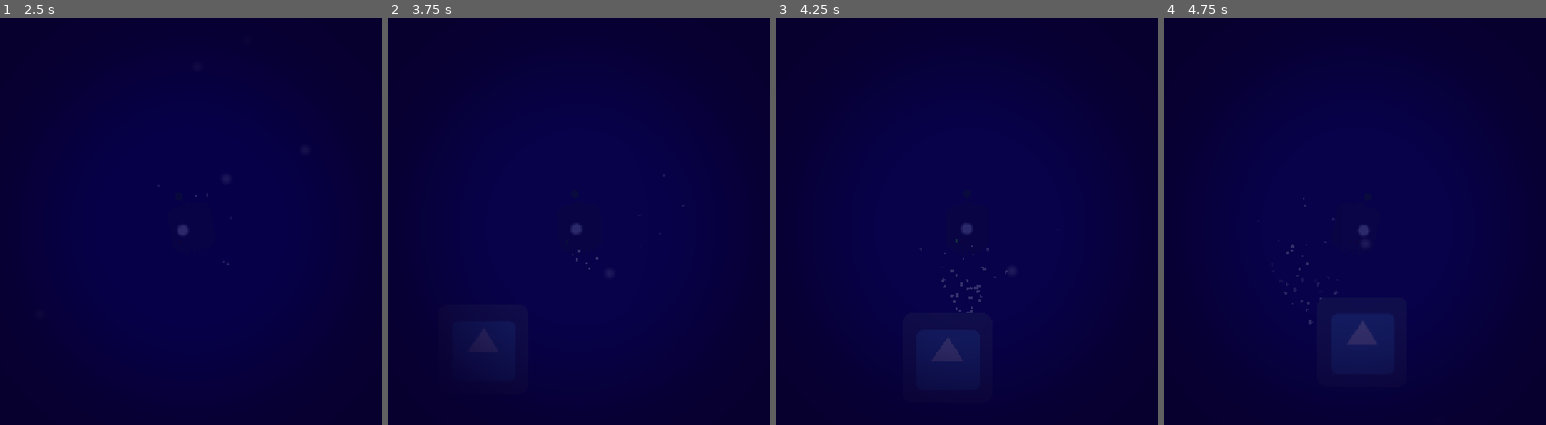
Above: before the commit, frames 1-4 (left to right).
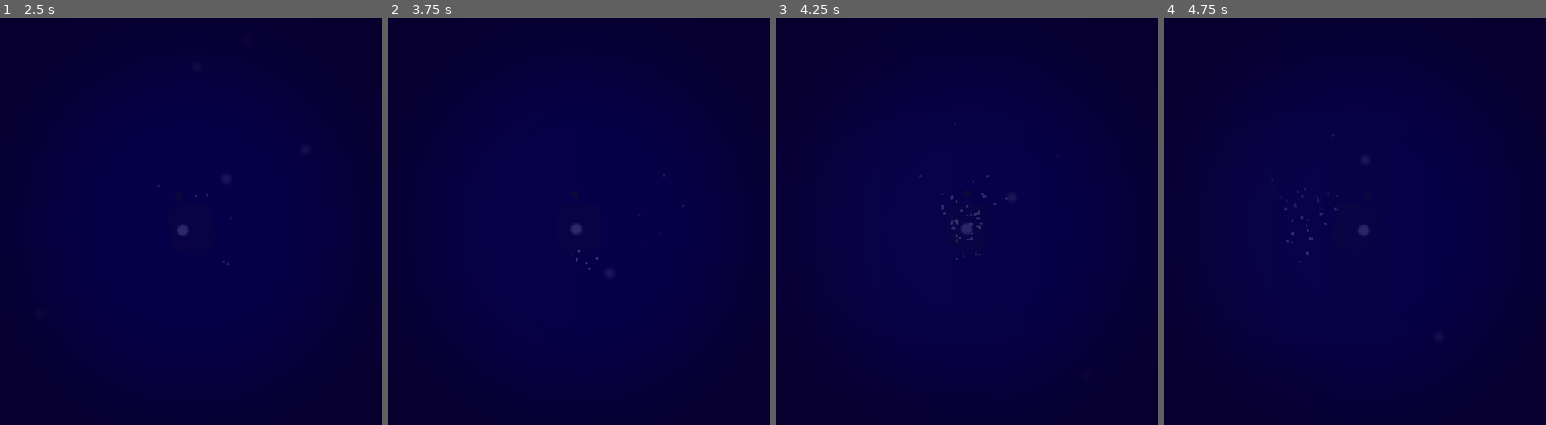
Above: after the commit, the same moments.

Repository: JakobSchauser/boyancy_game
Game: Godot game, scene res://world.tscn
Two runs of this game, one before a commit and one after it. Both use one fixed random seed, a clock stepped at 60 frames per second and the inputs below. The engine's default icon, where the game draws it, is replaced by a stand-in: a white triangle on a blue panel in a dark square.
Inputs:
- Up to frame 1 (2.5 s): tap Enter at 0.5, 2 s; hold Right (ui_right) 0.53-2.03 s; tap Space at 1.25 s; hold Left (ui_left) from 2.03 s (still down)
- Up to frame 2 (3.75 s): tap Space at 2.75 s; tap Enter at 3.5 s; release Left (ui_left) at 3.53 s; hold Down (ui_down) from 3.53 s (still down)
- Up to frame 3 (4.25 s): keep holding Down (ui_down)
- Up to frame 4 (4.75 s): release Down (ui_down) at 4.28 s; hold Right (ui_right) from 4.28 s (still down)

Frame 1 is identical in both runs. In frame 2, 0.2% of the frame differs, in the area x 22-29%, y 76-82%; in frame 3, 0.5%; in frame 4, 1.0%, in the area x 31-61%, y 28-81%.

Commit message:
enemy

Diff:
--- /dev/null
+++ b/enemy.tscn
@@ -0,0 +1,21 @@
+[gd_scene load_steps=4 format=2]
+
+[ext_resource path="res://whale.gd" type="Script" id=1]
+[ext_resource path="res://fish.tscn" type="PackedScene" id=2]
+
+[sub_resource type="RectangleShape2D" id=1]
+extents = Vector2( 197.5, 67.5 )
+
+[node name="enemy" type="Area2D"]
+script = ExtResource( 1 )
+
+[node name="fish" parent="." instance=ExtResource( 2 )]
+position = Vector2( -46, -3 )
+scale = Vector2( 3, 3 )
+
+[node name="Timer" type="Timer" parent="."]
+autostart = true
+
+[node name="CollisionShape2D" type="CollisionShape2D" parent="."]
+position = Vector2( -113.5, 10.5 )
+shape = SubResource( 1 )
--- a/whale.gd
+++ b/whale.gd
@@ -4,10 +4,12 @@
 # Declare member variables here. Examples:
 # var a = 2
 # var b = "text"
-
+var active = false
 var direction = 1
+var player = null
 # Called when the node enters the scene tree for the first time.
 func _ready():
+	player = get_tree().get_nodes_in_group("player")[0]
 	# connect onbodyentered signal to the function on_body_entered
 	connect("body_entered", self, "on_body_entered")
 	#connect to timer
@@ -17,7 +19,10 @@
 
 func _process(delta):
 	# move the enemy
-	position.x += 100 * delta * direction
+	position.x += 50 * delta * direction
+	position.y = lerp(position.y, player.position.y, 0.1 * delta)
+
+
 
 func on_body_entered(body):
 	# if the body is the player, then call the function on_player_entered
@@ -25,7 +30,26 @@
 		body.kill()
 
 func on_timeout():
+	if not active:
+		return
+
+	var v = get_viewport_rect()
+	var player_pos = player.position
+	var diff = player_pos.x - position.x
+	if abs(diff) < 2*v.x:
+		$Timer.start(1)
+		return
+
+	if rand_range(0, 1) < 0.5:
+		$Timer.start(1)
+		return
+
 	direction = randi()%2*2 - 1
-	position = get_tree().get_nodes_in_group("player")[0].position - Vector2(800,randi()%100-50)*direction
+	position = player_pos
+	position.y += rand_range(-v.size.y/2, v.size.y/2) * 0.4
+	if direction == 1:
+		position.x = v.position.x - v.size.x * 0.8
+	else:
+		position.x = v.position.x + v.size.x * 0.8
+
 	$Timer.start(5)
-	print("timer started")
